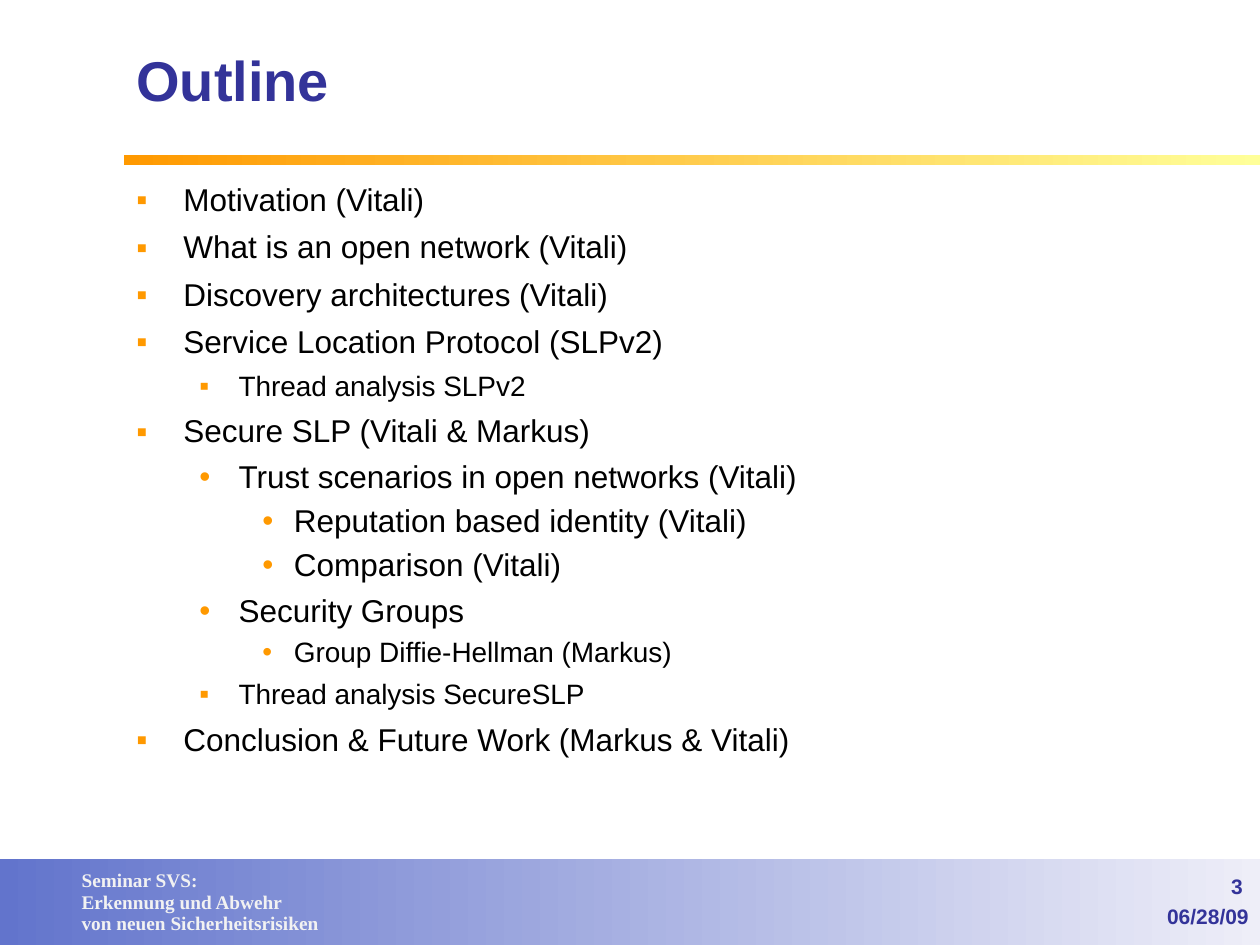
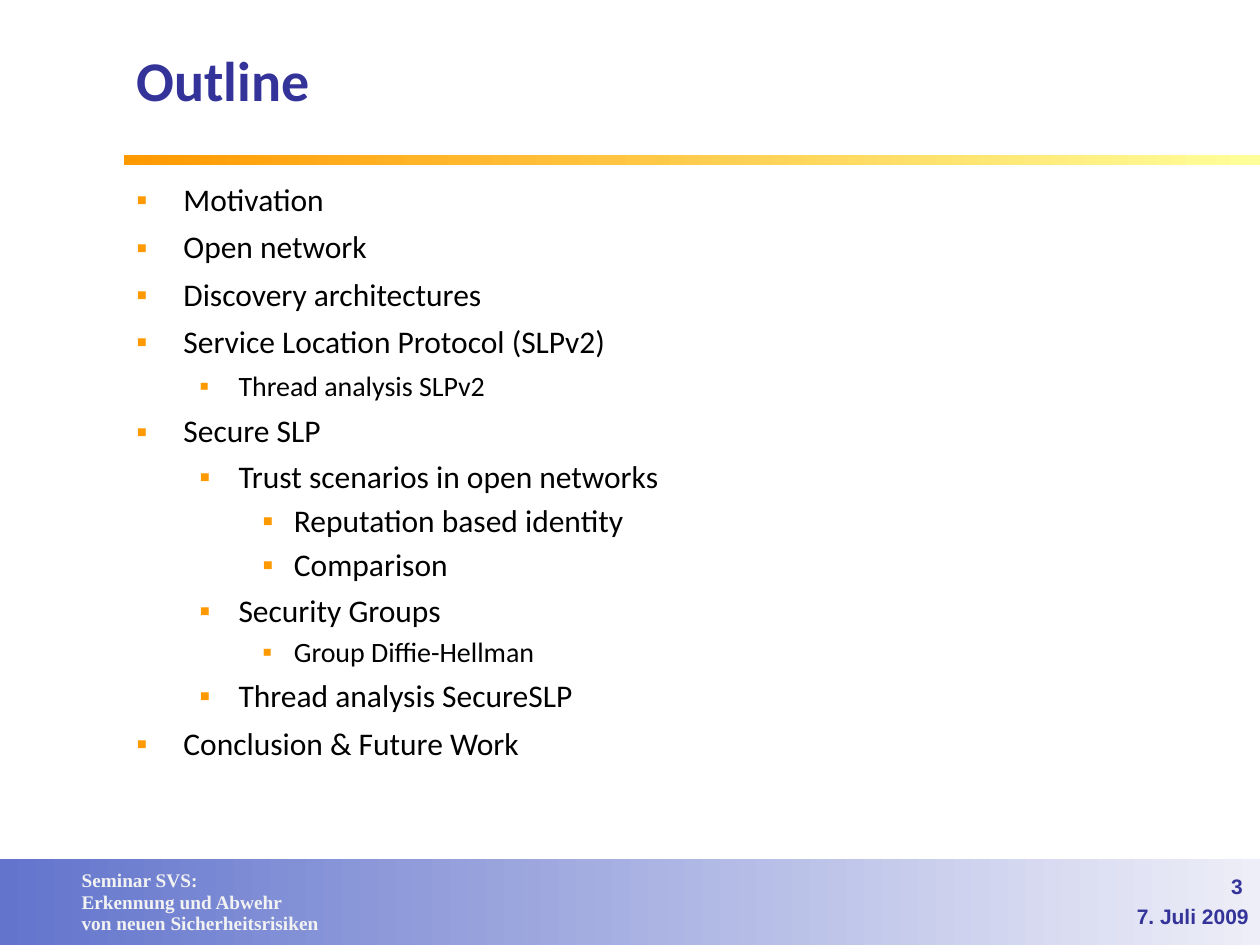
Before and after one commit to lemmy/SecuredSLP, a slide deck: slide 3 of doc/Service Discovery in open networks.ppt. Drawn at 1260x945 pixels with LibreOffice and Linux fonts; fonts in the diff are those of the drawing; background and template pictures are left out. Boxes give left, top, right and bottom in pixels: in the first picture for what was removed or moved away, otherwise in the second. Text is boxed around its words. In the diff, an @@ line names an element or a change of style, - is before the commit and + after.

Commit message:
Folien: Style einheitlich gemacht, kleine Fehler korrigiert, Use Case und Slider eingefuegt

```diff
--- a/doc/Service Discovery in open networks.ppt
+++ b/doc/Service Discovery in open networks.ppt
@@ title "Outline" at <box>136,61,309,102</box>: font Arial to Calibri @@
@@ text at <box>183,189,481,311</box>: text changed; font Arial to Calibri @@
-▪ Motivation (Vitali)
-▪ What is an open network (Vitali)
-▪ Discovery architectures (Vitali)
+▪ Motivation
+▪ Open network
+▪ Discovery architectures
@@ text at <box>183,330,605,712</box>: font Arial to Calibri in "Service Location Protocol (SLPv2)", "Thread analysis SLPv2", "Security Groups", "Thread analysis SecureSLP"; size 16 to 18 pt in "Thread analysis SecureSLP"; bullet • to ▪ @@
@@ text at <box>183,421,658,581</box>: text changed; font Arial to Calibri @@
-▪ Secure SLP (Vitali & Markus)
-  • Trust scenarios in open networks (Vitali)
-    • Reputation based identity (Vitali)
-    • Comparison (Vitali)
+▪ Secure SLP
+  ▪ Trust scenarios in open networks
+    ▪ Reputation based identity
+    ▪ Comparison
@@ text at <box>294,642,534,667</box>: text changed; font Arial to Calibri @@
-    • Group Diffie-Hellman (Markus)
+    ▪ Group Diffie-Hellman
@@ text at <box>183,733,519,756</box>: text changed; font Arial to Calibri @@
-▪ Conclusion & Future Work (Markus & Vitali)
+▪ Conclusion & Future Work
@@ text at <box>1137,909,1249,924</box>: text changed @@
-06/28/09
+7. Juli 2009
```
Also in this commit, not shown: 31 other slides changed, 12 slides added, 2 slides removed.
